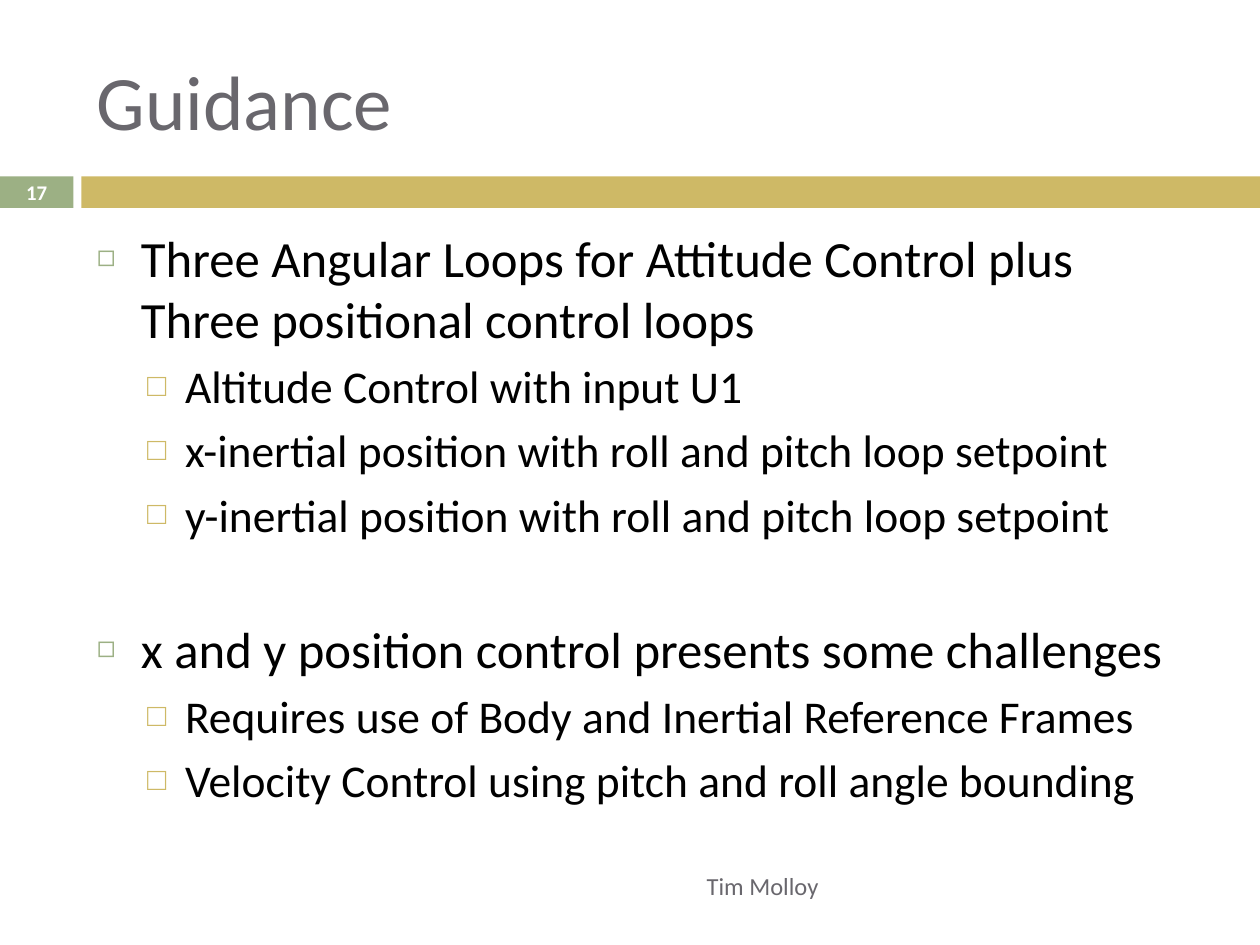
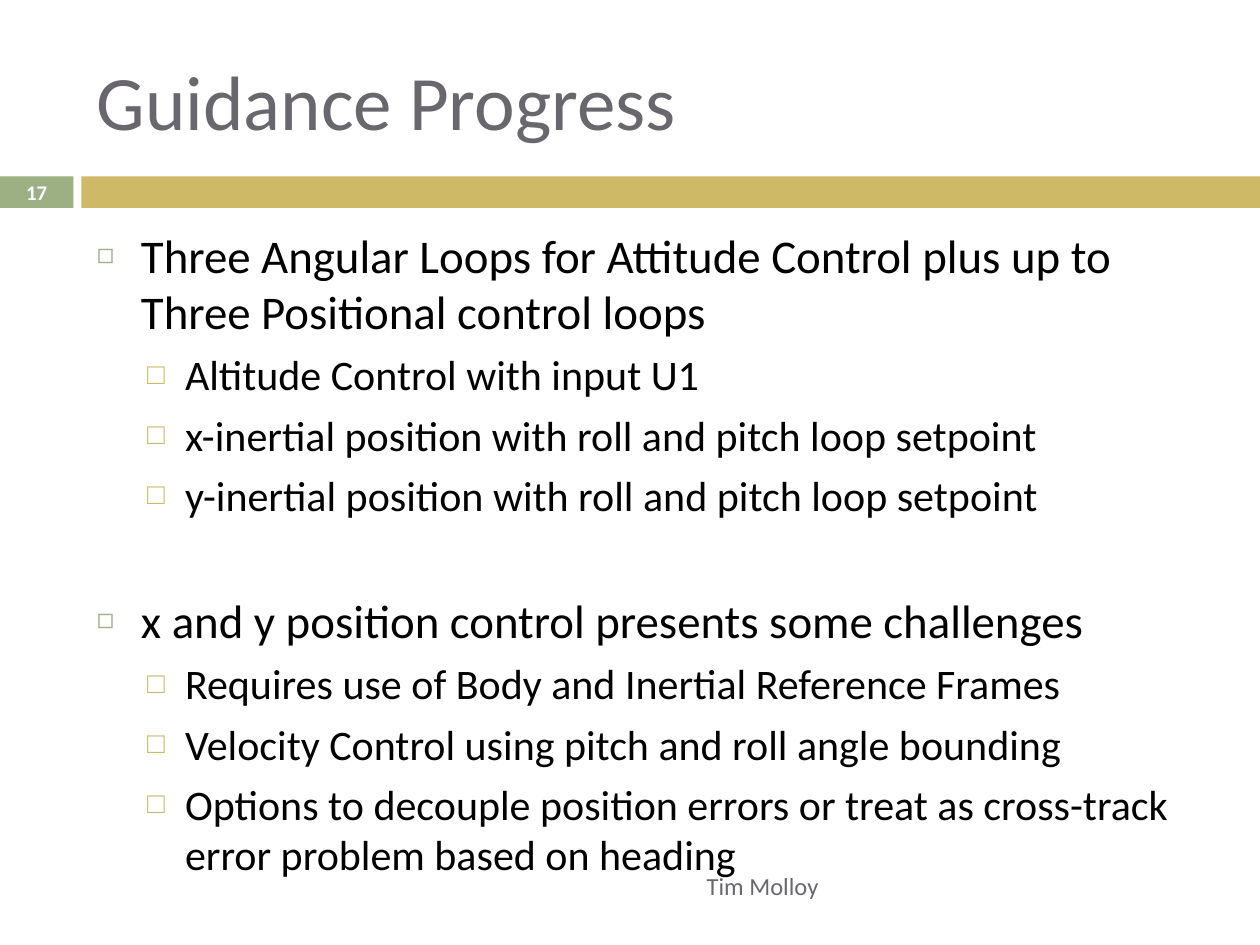
Before and after one commit to lijian8/ahns10, a slide deck: slide 17 of docproject/official_ahns/presentations/tim_semester1.pptx. Drawn at 1260x945 pixels with LibreOffice and Linux fonts; fonts in the diff are those of the drawing. Boxes give left, top, right and bottom in pixels: in the first picture for what was removed or moved away, otherwise in the second. Text is boxed around its words. In the diff, an @@ line names an element or a change of style, - is before the commit and + after.

Commit message:
tims agins

```diff
--- a/docproject/official_ahns/presentations/tim_semester1.pptx
+++ b/docproject/official_ahns/presentations/tim_semester1.pptx
@@ title at box(97, 76, 675, 143): text changed @@
-Guidance
+Guidance Progress
@@ text at box(141, 240, 1111, 337): text changed; size 29 to 26.8 pt @@
-◻ Three Angular Loops for Attitude Control plus Three positional control loops
+◻ Three Angular Loops for Attitude Control plus up to Three Positional control loops
@@ text at box(141, 360, 1082, 768): size 26 to 24.1 pt in "Altitude Control with input U1", "x-inertial position with roll and pitch loop ...", "y-inertial position with roll and pitch loop ...", "Requires use of Body and Inertial Reference ..." and 1 more places; size 29 to 26.8 pt in "x and y position control presents some ..." @@
@@ text at box(185, 790, 1167, 881): paragraph added @@
+  □ Options to decouple position errors or treat as cross-track error problem based on heading
```
